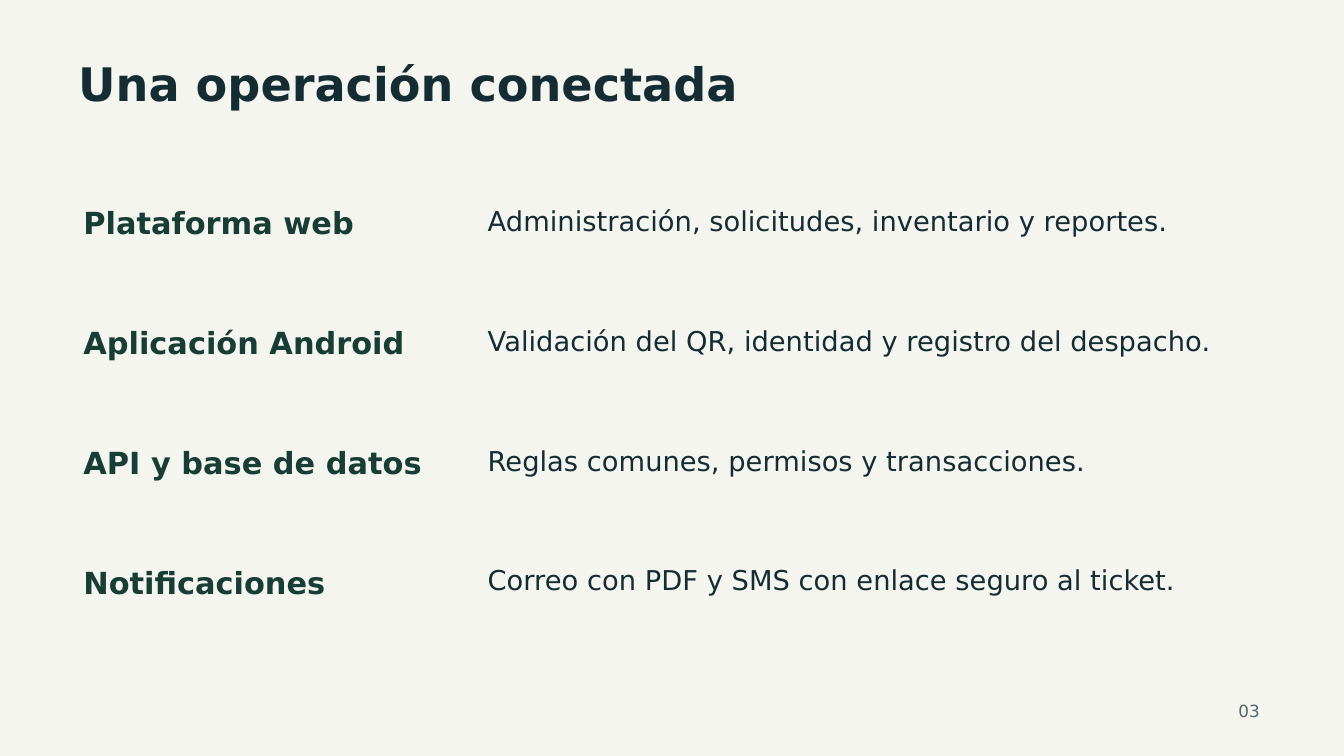
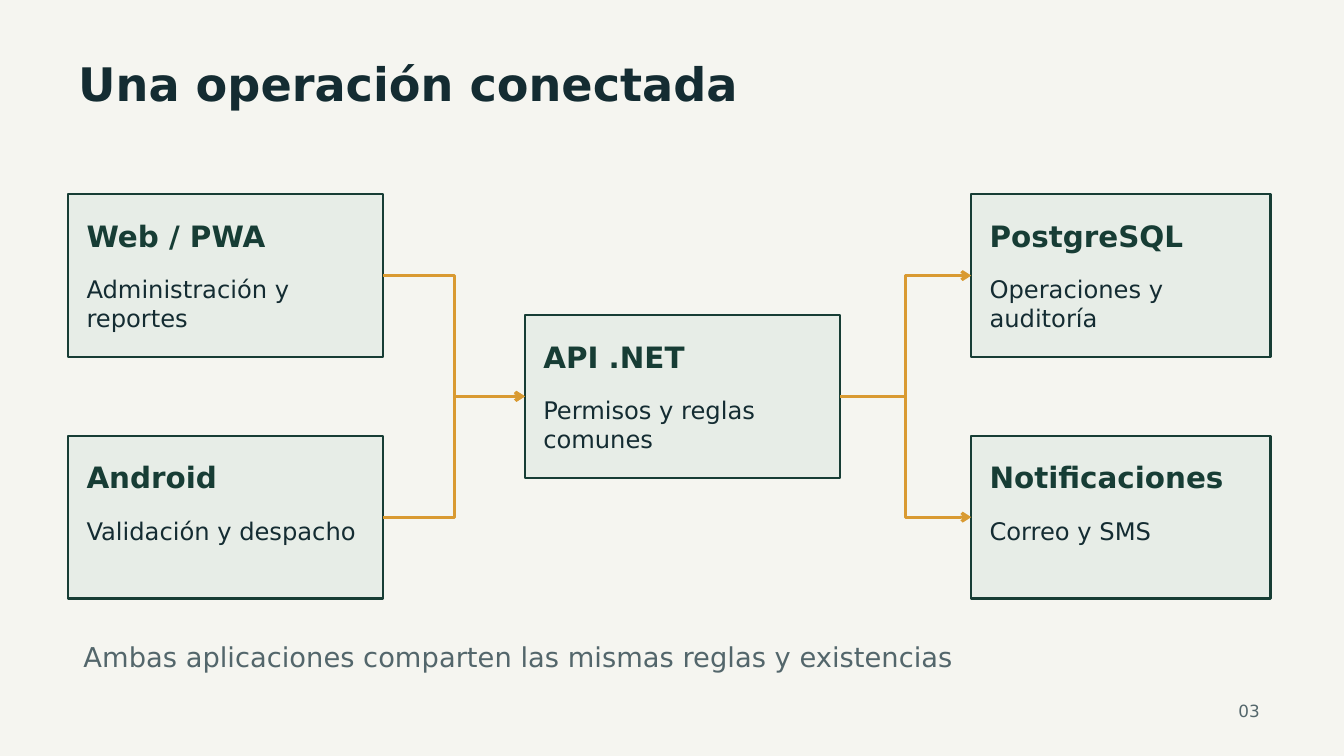
Before and after one commit to Rowlistp/ING-IDS347-01-TENDENCIAS-EN-DESARROLLO-DE-SOFTWARE, a slide deck: slide 3 of docs/presentacion/FuelTrack-Presentacion.pptx. Drawn at 1344x756 pixels with LibreOffice and Linux fonts; fonts in the diff are those of the drawing. Boxes give left, top, right and bottom in pixels: in the first picture for what was removed or moved away, otherwise in the second. Text is boxed around its words. In the diff, an @@ line names an element or a change of style, - is before the commit and + after.

```diff
--- a/docs/presentacion/FuelTrack-Presentacion.pptx
+++ b/docs/presentacion/FuelTrack-Presentacion.pptx
@@ rectangle added at (69,195,383,357), fill #E7EDE7, outline #173D35 1.5 pt @@
@@ rectangle added at (972,195,1271,357), fill #E7EDE7, outline #173D35 1.5 pt @@
@@ text at (87,224,265,248): text changed; size 21.8 to 21 pt @@
-Plataforma web
+Web / PWA
@@ text added at (990,225,1184,253), 21 pt, text #173D35, bold @@
+PostgreSQL
@@ text at (87,278,289,332): text changed; size 19.5 to 17.2 pt @@
-Administración, solicitudes, inventario y reportes.
+Administración y reportes
@@ elbow arrow added from (383, 275) to (525, 396), #D99A32 2.25 pt @@
@@ elbow arrow added from (840, 396) to (972, 275), #D99A32 2.25 pt @@
@@ text added at (990,279,1163,328), 17.2 pt, text #142C32 @@
+Operaciones y auditoría
@@ text removed at (488,329,1210,357) @@
-Validación del QR, identidad y registro del despacho.
@@ rectangle added at (525,315,840,477), fill #E7EDE7, outline #173D35 1.5 pt @@
@@ text added at (543,346,685,368), 21 pt, text #173D35, bold @@
+API .NET
@@ elbow arrow added from (383, 517) to (525, 396), #D99A32 2.25 pt @@
@@ text added at (543,400,755,449), 17.2 pt, text #142C32 @@
+Permisos y reglas comunes
@@ elbow arrow added from (840, 396) to (972, 517), #D99A32 2.25 pt @@
@@ rectangle added at (69,436,383,598), fill #E7EDE7, outline #173D35 1.5 pt @@
@@ rectangle added at (972,436,1271,598), fill #E7EDE7, outline #173D35 1.5 pt @@
@@ text removed at (83,451,422,480) @@
-API y base de datos
@@ text at (87,465,217,489): text changed; size 21.8 to 21 pt @@
-Aplicación Android
+Android
@@ text removed at (488,450,1084,477) @@
-Reglas comunes, permisos y transacciones.
@@ text "Notificaciones": place and size @@
-text "Notificaciones" at (83,571,325,595)
+text "Notificaciones" at (990,465,1224,489)
@@ text "Notificaciones" at (990,465,1224,489): size 21.8 to 21 pt @@
@@ text added at (87,520,355,545), 17.2 pt, text #142C32 @@
+Validación y despacho
@@ text added at (990,522,1151,545), 17.2 pt, text #142C32 @@
+Correo y SMS
@@ text removed at (488,569,1174,596) @@
-Correo con PDF y SMS con enlace seguro al ticket.
@@ text added at (83,646,953,673), 19.5 pt, text #53666B @@
+Ambas aplicaciones comparten las mismas reglas y existencias
```
Also in this commit, not shown: 4 other slides changed, 1 slide added, 1 slide removed, 13 other files.
